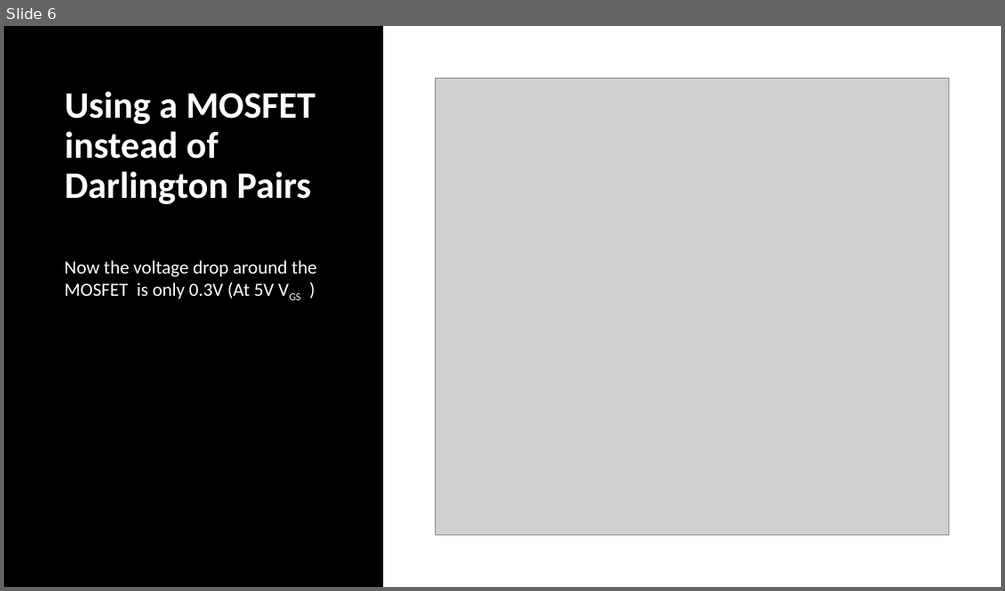
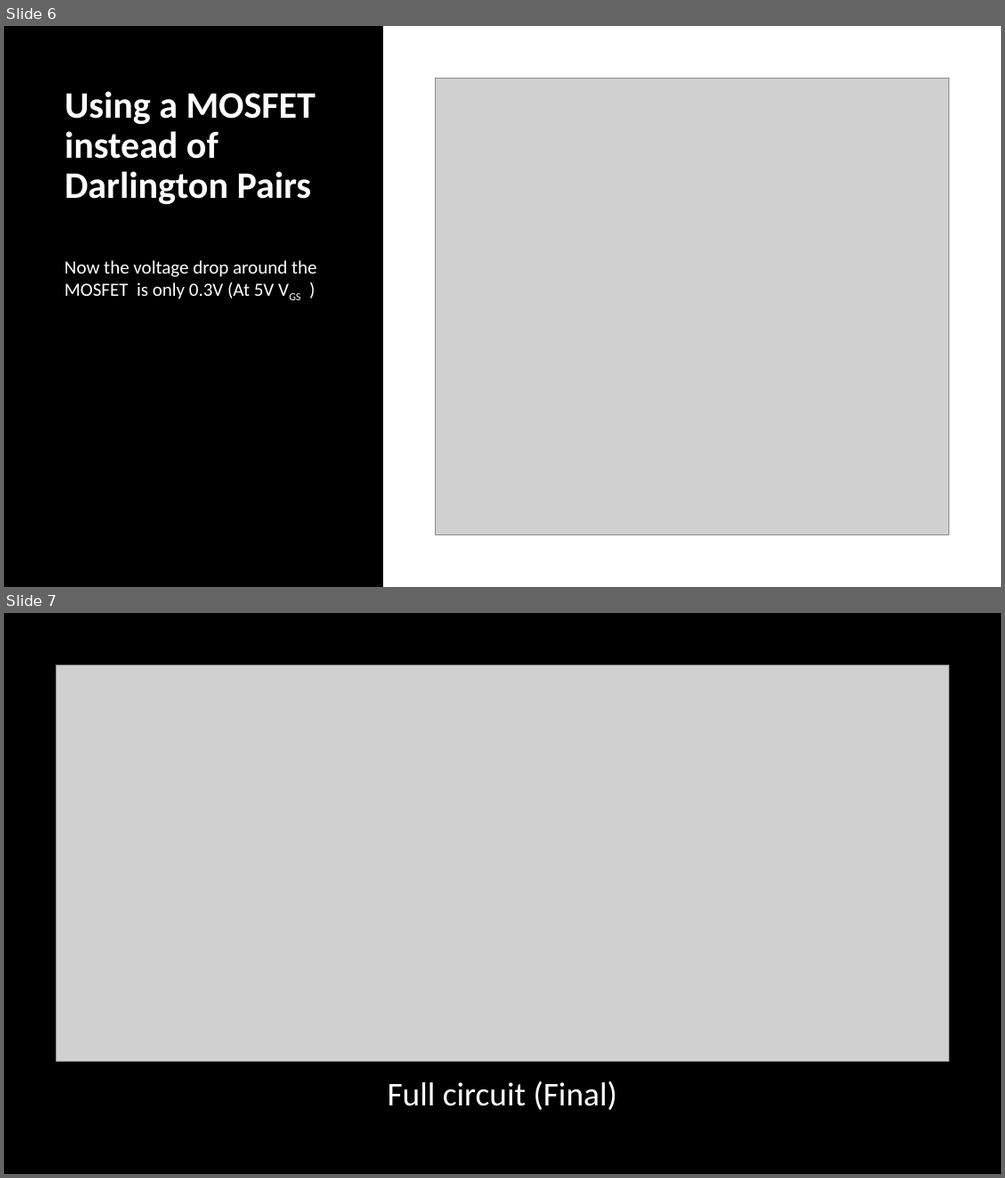
Before and after one commit to Team-Sagittarius-ENTC/Linear-Power-Supply, a slide deck: assignments_material/LPS-progress-review-december_2021.pptx. Shown one above the other, each under a label of ours: slide 6 before the commit, slides 6 and 7 after it. The pictures are 1005x591 and 1005x1178 pixels, drawn with LibreOffice and Linux fonts; fonts in the diff are those of the drawing; grey boxes stand for pictures. Boxes give left, top, right and bottom in pixels: in the first picture for what was removed or moved away, otherwise in the second. Text is boxed around its words. In the diff, an @@ line names an element or a change of style, - is before the commit and + after.

```diff
--- a/assignments_material/LPS-progress-review-december_2021.pptx
+++ b/assignments_material/LPS-progress-review-december_2021.pptx
@@ slide 7 added at (4, 613, 1001, 1174), background #000000 @@
@@ picture added at (57, 666, 948, 1061) @@
@@ title added at (388, 1081, 617, 1110), 32 pt, text #FFFFFF @@
+Full circuit (Final)
```
Also in this commit, not shown: 2 slides changed, 2 other files.
